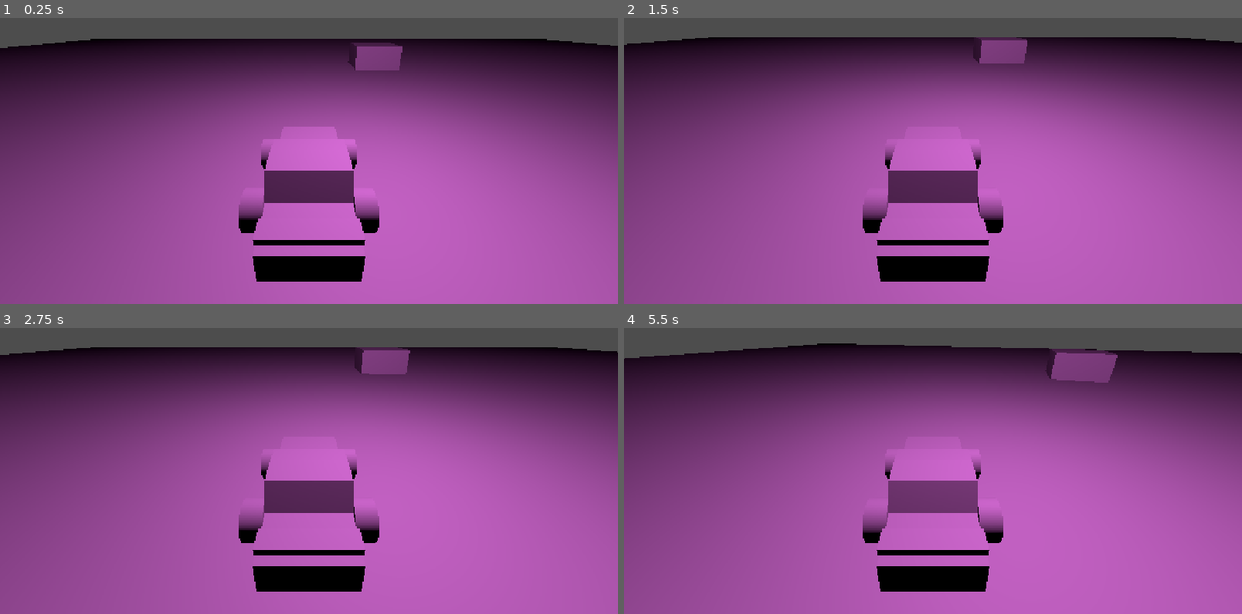
Above: before the commit, frames 1-4 (two rows, left to right).
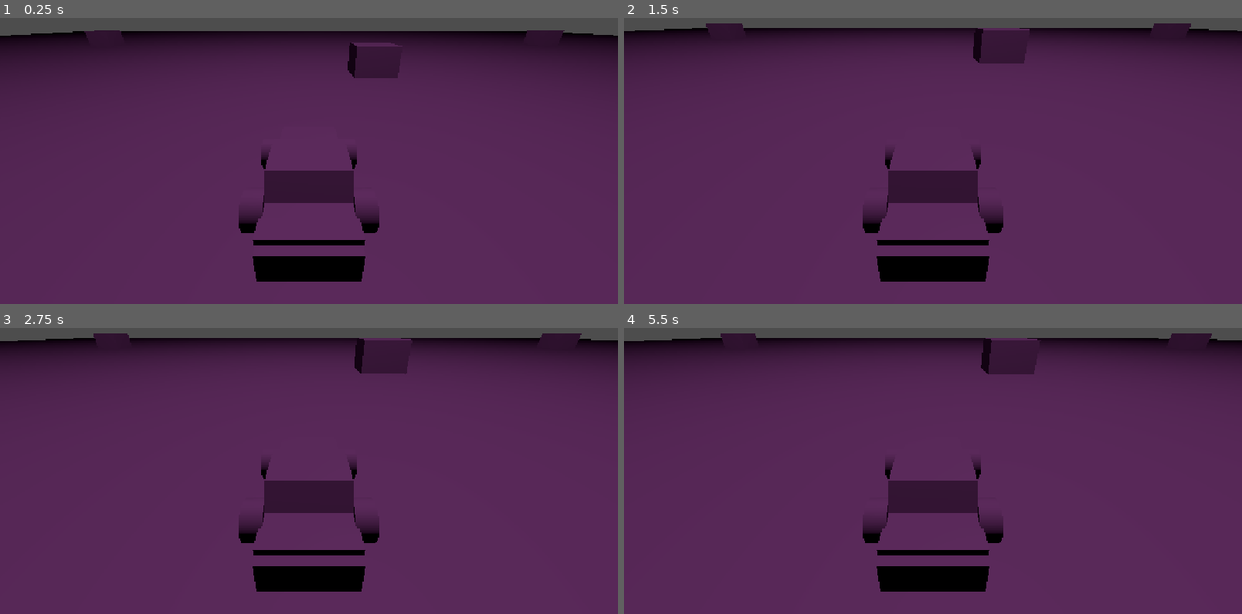
Above: after the commit, the same moments.

Repository: FlameFreezer/170.3
Game: Godot game, scene res://scenes/drive_test_chamber.tscn
Two runs of this game, one before a commit and one after it. Both use one fixed random seed, a clock stepped at 60 frames per second and the inputs below. This scene is started directly instead of the project's main scene.
Inputs:
- Up to frame 1 (0.25 s): no input
- Up to frame 2 (1.5 s): hold D (steer right) 0.53-1.28 s; hold Shift (clutch) 0.53-1.28 s; tap Enter at 1.25 s; hold Q (downshift) from 1.28 s (still down); tap W (throttle) at 1.35 s
- Up to frame 3 (2.75 s): tap Space (handbrake) at 2 s; release Q (downshift) at 2.03 s; hold D (steer right) from 2.03 s (still down); hold Shift (clutch) from 2.03 s (still down)
- Up to frame 4 (5.5 s): release D (steer right) at 2.78 s; release Shift (clutch) at 2.78 s; hold E (upshift) 2.78-3.53 s; tap W (throttle) at 2.85, 4.35 s; hold Shift (clutch) 3.53-4.28 s; hold A (steer left) 3.53-5.03 s; hold Q (downshift) from 5.03 s (still down); hold Shift (clutch) from 5.03 s (still down)

The runs differ from the first frame. In frame 1, 70% of the frame differs, in the area x 0-100%, y 4-100%; in frame 2, 77%, in the area x 0-100%, y 1-100%; in frame 3, 76%; in frame 4, 76%.

Commit message:
Bigger test area with more landmarks

Diff:
--- a/scenes/drive_test_chamber.tscn
+++ b/scenes/drive_test_chamber.tscn
@@ -11,18 +11,50 @@
 [node name="drive_test_chamber" type="Node3D" unique_id=776402177]
 
 [node name="FloorTile" parent="." unique_id=1666266216 instance=ExtResource("1_4mfdp")]
-transform = Transform3D(128, 0, 0, 0, 128, 0, 0, 0, 128, 0.0028693676, 0, 0.004810095)
+transform = Transform3D(128, 0, 0, 0, 128, 0, 0, 0, 128, -64.99713, 0, -64.99519)
 physics_material_override = SubResource("PhysicsMaterial_4mfdp")
 
 [node name="PHCar" parent="." unique_id=1930104507 instance=ExtResource("2_ivdt8")]
-transform = Transform3D(1, 0, 0, 0, 1, 0, 0, 0, 1, -2.5200164, 1.4524031, 0.48898888)
+transform = Transform3D(1, 0, 0, 0, 1, 0, 0, 0, 1, -2.5200164, 2.452403, 0.48898888)
 
 [node name="OmniLight3D" type="OmniLight3D" parent="." unique_id=421569984]
-transform = Transform3D(1, 0, 0, 0, 1, 0, 0, 0, 1, 0, 9.193104, 0)
+transform = Transform3D(1, 0, 0, 0, 1, 0, 0, 0, 1, 0, 48.193104, 0)
 light_color = Color(1, 0.5058824, 1, 1)
 light_energy = 16.0
-omni_range = 100.0
+omni_range = 193.254
 
 [node name="MeshInstance3D" type="MeshInstance3D" parent="." unique_id=58333088]
-transform = Transform3D(5, 0, 0, 0, 5, 0, 0, 0, 5, 5.2575836, 1.9073486e-06, -23.027828)
+transform = Transform3D(5, 0, 0, 0, 5, 0, 0, 0, 5, 5.2575836, 1.0000019, -23.027828)
 mesh = SubResource("BoxMesh_oajxw")
+
+[node name="FloorTile2" parent="." unique_id=1178143166 instance=ExtResource("1_4mfdp")]
+transform = Transform3D(128, 0, 0, 0, 128, 0, 0, 0, 128, -64.99713, 0, 63.004807)
+physics_material_override = SubResource("PhysicsMaterial_4mfdp")
+
+[node name="FloorTile3" parent="." unique_id=2105700413 instance=ExtResource("1_4mfdp")]
+transform = Transform3D(128, 0, 0, 0, 128, 0, 0, 0, 128, 63.00287, 0, 63.004807)
+physics_material_override = SubResource("PhysicsMaterial_4mfdp")
+
+[node name="FloorTile4" parent="." unique_id=257289887 instance=ExtResource("1_4mfdp")]
+transform = Transform3D(128, 0, 0, 0, 128, 0, 0, 0, 128, 63.00287, 0, -64.99519)
+physics_material_override = SubResource("PhysicsMaterial_4mfdp")
+
+[node name="MeshInstance3D2" type="MeshInstance3D" parent="." unique_id=33899432]
+transform = Transform3D(5, 0, 0, 0, 5, 0, 0, 0, 5, -22.742416, 1.0000019, 33.97217)
+mesh = SubResource("BoxMesh_oajxw")
+
+[node name="MeshInstance3D3" type="MeshInstance3D" parent="." unique_id=388146412]
+transform = Transform3D(5, 0, 0, 0, 5, 0, 0, 0, 5, -54.742416, 1.0000019, -57.02783)
+mesh = SubResource("BoxMesh_oajxw")
+
+[node name="MeshInstance3D4" type="MeshInstance3D" parent="." unique_id=834992148]
+transform = Transform3D(5, 0, 0, 0, 5, 0, 0, 0, 5, -69.74242, 1.0000019, 82.97217)
+mesh = SubResource("BoxMesh_oajxw")
+
+[node name="MeshInstance3D5" type="MeshInstance3D" parent="." unique_id=1964024428]
+transform = Transform3D(5, 0, 0, 0, 5, 0, 0, 0, 5, 60.257584, 1.0000019, -60.027832)
+mesh = SubResource("BoxMesh_oajxw")
+
+[node name="MeshInstance3D6" type="MeshInstance3D" parent="." unique_id=310483051]
+transform = Transform3D(5, 0, 0, 0, 5, 0, 0, 0, 5, 61.257584, 1.0000019, 69.97217)
+mesh = SubResource("BoxMesh_oajxw")
